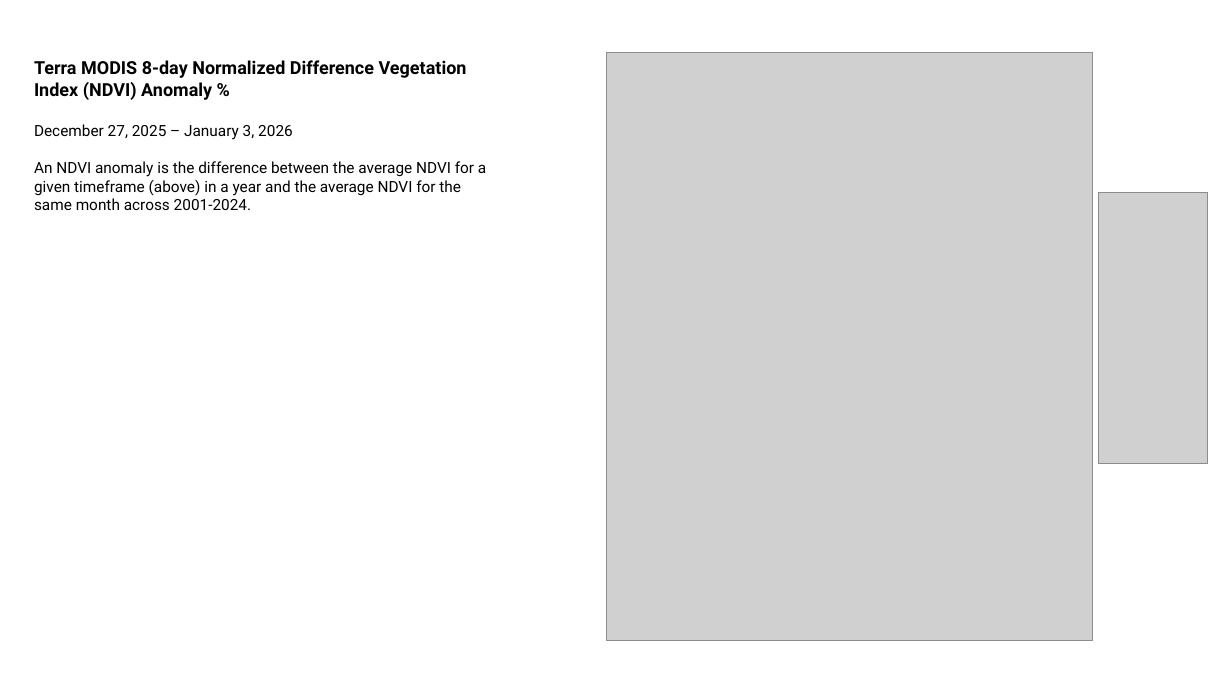
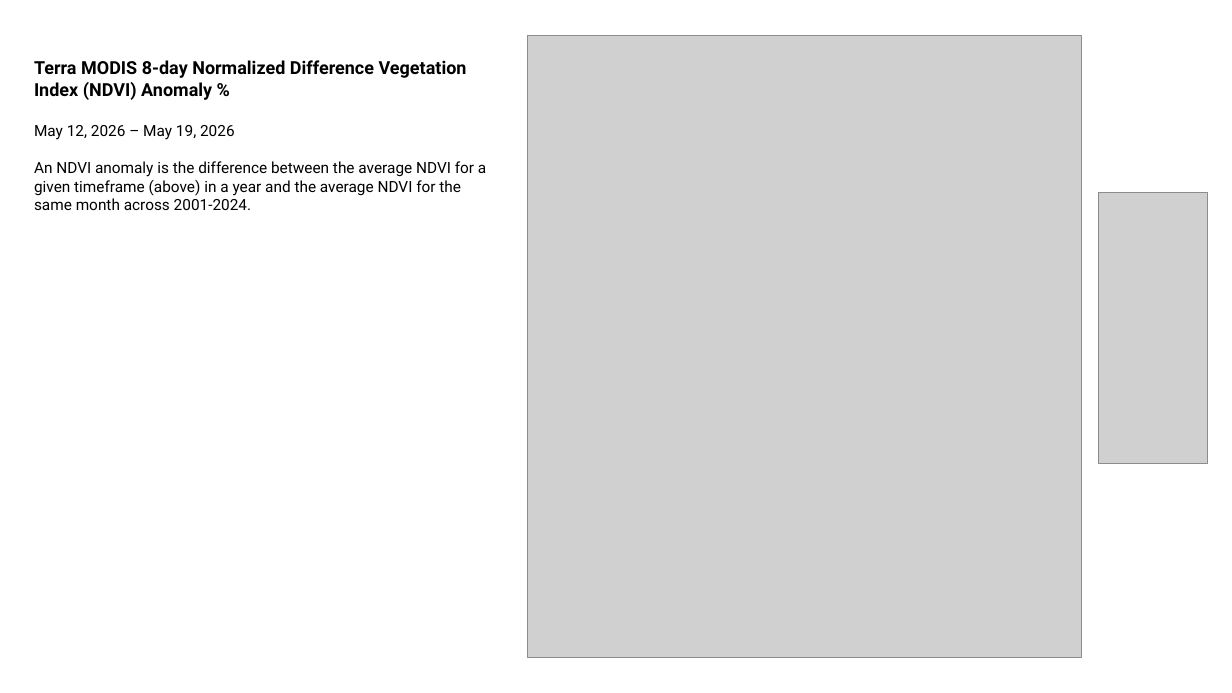
Before and after one commit to tidewatertodesert/NMDA, a slide deck: slide 1 of Drought_Monitor_WG/Reports/NM_NDVI_6Jan2026.pptx. Drawn at 1232x693 pixels with LibreOffice and Linux fonts; fonts in the diff are those of the drawing; grey boxes stand for pictures. Boxes give left, top, right and bottom in pixels: in the first picture for what was removed or moved away, otherwise in the second. Text is boxed around its words. In the diff, an @@ line names an element or a change of style, - is before the commit and + after.

```diff
--- a/Drought_Monitor_WG/Reports/NM_NDVI_6Jan2026.pptx
+++ b/Drought_Monitor_WG/Reports/NM_NDVI_6Jan2026.pptx
@@ picture: place and size @@
-picture at [606,52,1092,640]
+picture at [528,35,1081,658]
@@ text at [34,125,235,140]: text changed @@
-December 27, 2025 – January 3, 2026
+May 12, 2026 – May 19, 2026
```
Also in this commit, not shown: 3 other slides changed, 11 other files.
